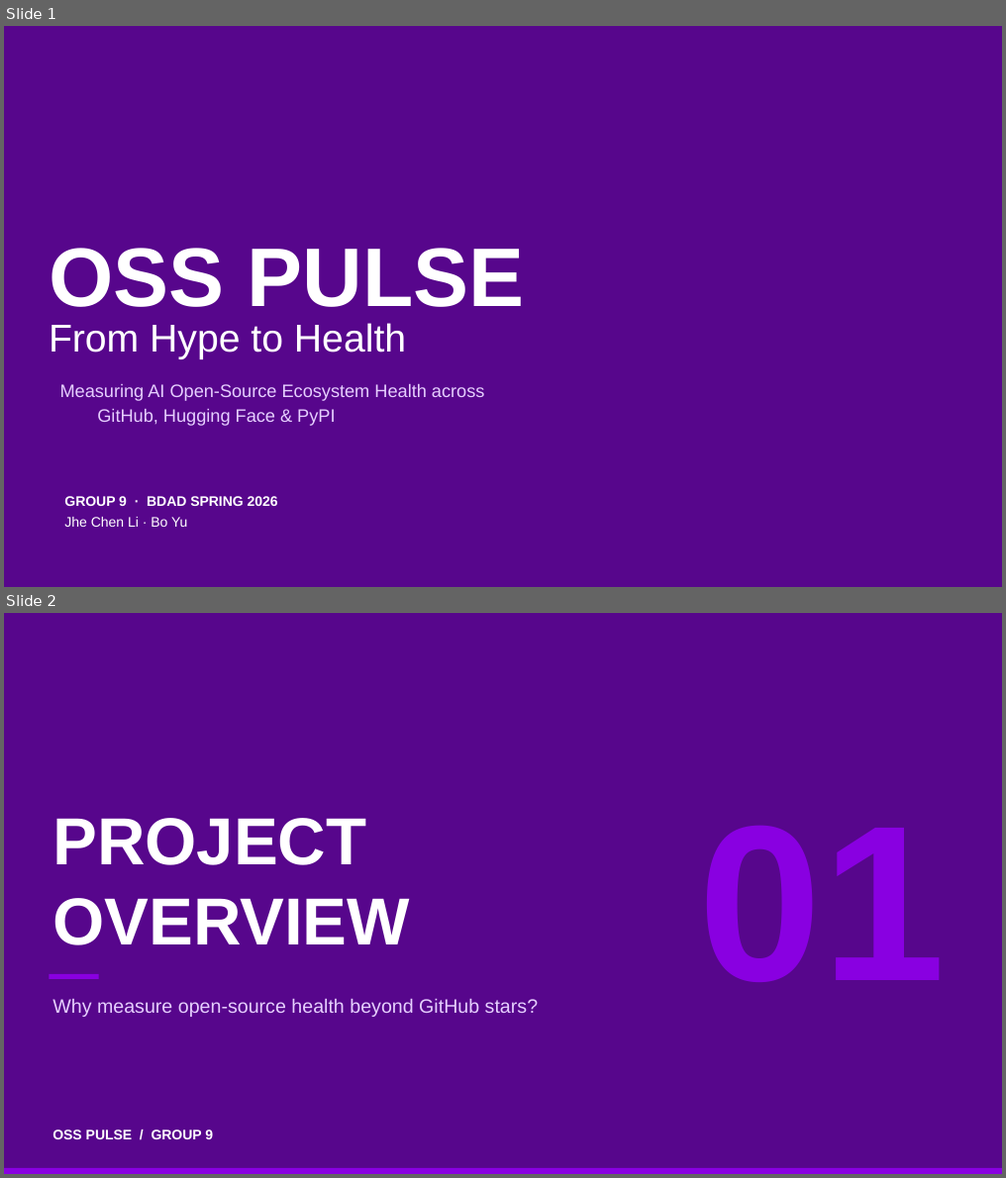
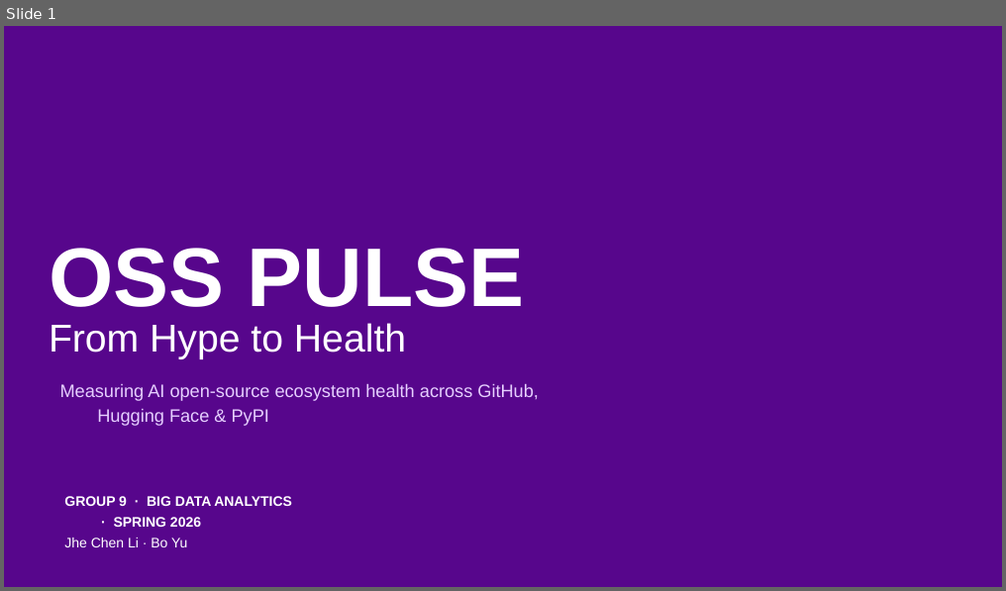
Before and after one commit to by2566-hash/OSS_Pulse, a slide deck: report/presentation/group9_oss_pulse.pptx. Shown one above the other, each under a label of ours: slides 1 and 2 before the commit, slide 1 after it. The pictures are 1006x1178 and 1006x591 pixels, drawn with LibreOffice and Linux fonts; fonts in the diff are those of the drawing; background and template pictures are left out. Boxes give left, top, right and bottom in pixels: in the first picture for what was removed or moved away, otherwise in the second. Text is boxed around its words. In the diff, an @@ line names an element or a change of style, - is before the commit and + after.

```diff
--- a/report/presentation/group9_oss_pulse.pptx
+++ b/report/presentation/group9_oss_pulse.pptx
@@ slide 2 removed at [4,613,1002,1174], background #FFFFFF @@
@@ rectangle removed at [4,613,1002,1173] @@
@@ text removed at [53,818,409,946] @@
-PROJECT
-OVERVIEW
@@ rectangle removed at [49,974,99,979] @@
@@ text removed at [53,998,538,1017] @@
-Why measure open-source health beyond GitHub stars?
@@ text removed at [53,1130,213,1140] @@
-OSS PULSE / GROUP 9
@@ rectangle removed at [4,1168,1002,1174] @@
@@ slide 1 changed as well @@
@@ subtitle at [60,384,539,426]: text changed @@
-Measuring AI Open-Source Ecosystem Health across GitHub, Hugging Face & PyPI
+Measuring AI open-source ecosystem health across GitHub, Hugging Face & PyPI
@@ text at [64,496,292,527]: text changed @@
-GROUP 9 · BDAD SPRING 2026
+GROUP 9 · BIG DATA ANALYTICS · SPRING 2026
```
Also in this commit, not shown: 4 other slides changed, 10 slides added, 19 other slides removed, 21 other files.
